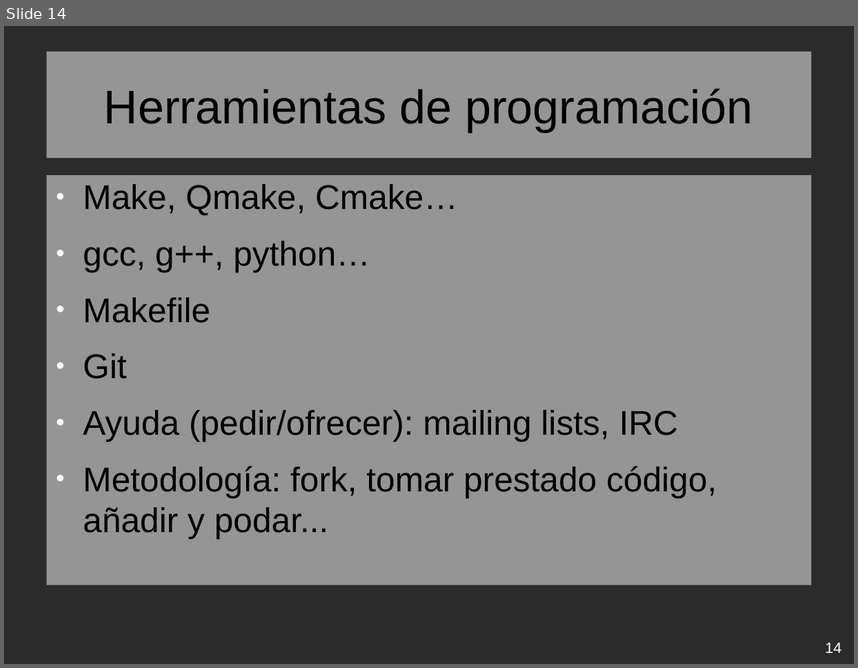
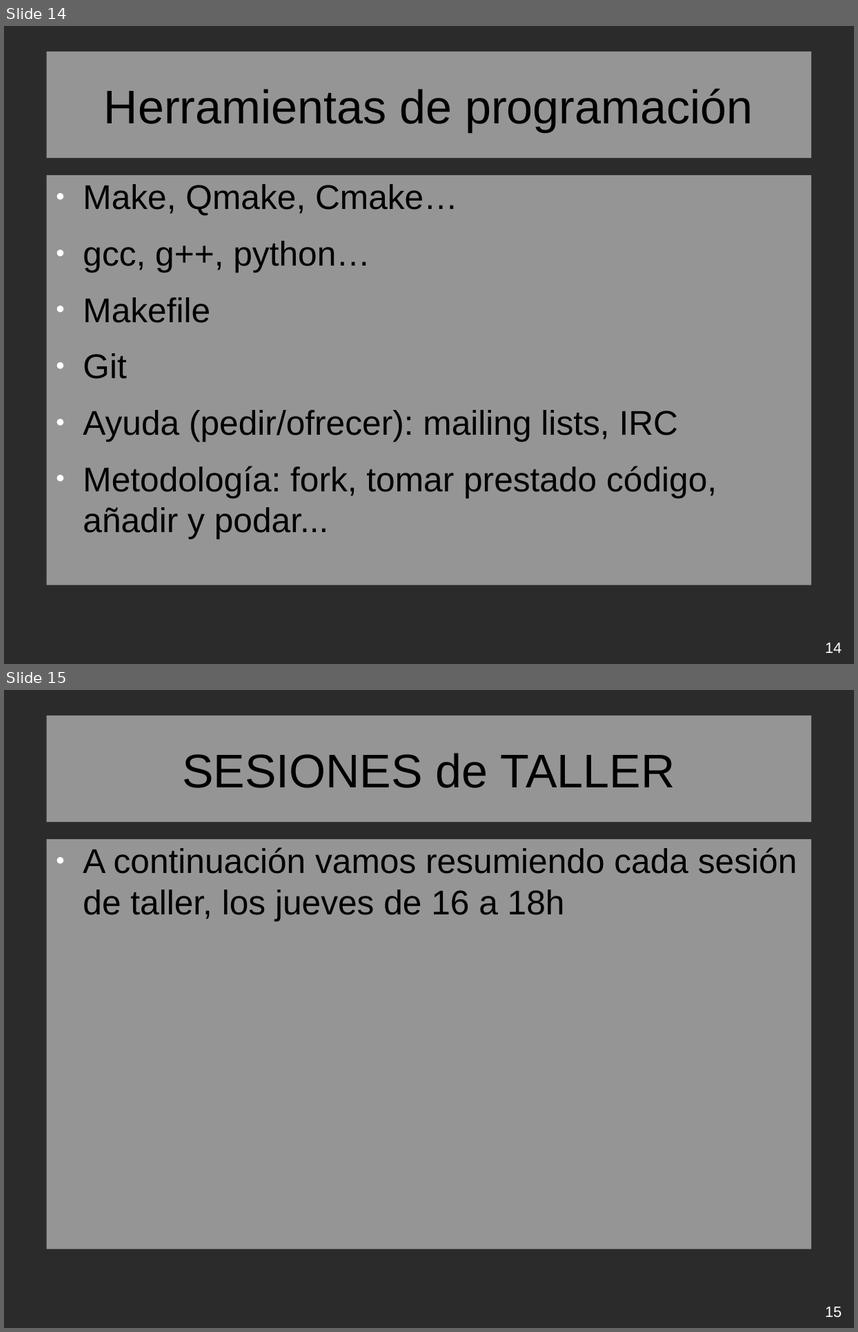
Before and after one commit to nestorac/taller-de-programacion, a slide deck: Taller de programación.odp. Shown one above the other, each under a label of ours: slide 14 before the commit, slides 14 and 15 after it. The pictures are 858x668 and 858x1332 pixels, drawn with LibreOffice and Linux fonts; fonts in the diff are those of the drawing; background and template pictures are left out; a plain dark background stands for a picture behind light text. Boxes give left, top, right and bottom in pixels: in the first picture for what was removed or moved away, otherwise in the second. Text is boxed around its words. In the diff, an @@ line names an element or a change of style, - is before the commit and + after.

```diff
--- a/Taller de programación.odp
+++ b/Taller de programación.odp
@@ slide 15 added at [4,690,854,1328], background picture (left out) @@
@@ title added at [46,716,812,822], fill #FFFFFF at 50% opacity, 44 pt, text #000000 @@
+SESIONES de TALLER
@@ text added at [46,839,812,1248], fill #FFFFFF at 50% opacity, 32 pt, text #000000 @@
+● A continuación vamos resumiendo cada sesión de taller, los jueves de 16 a 18h
@@ page number added at [825,1306,842,1317], 14 pt, text #FFFFFF @@
+15
```
Also in this commit, not shown: 1 other slide added, 1 other file.
